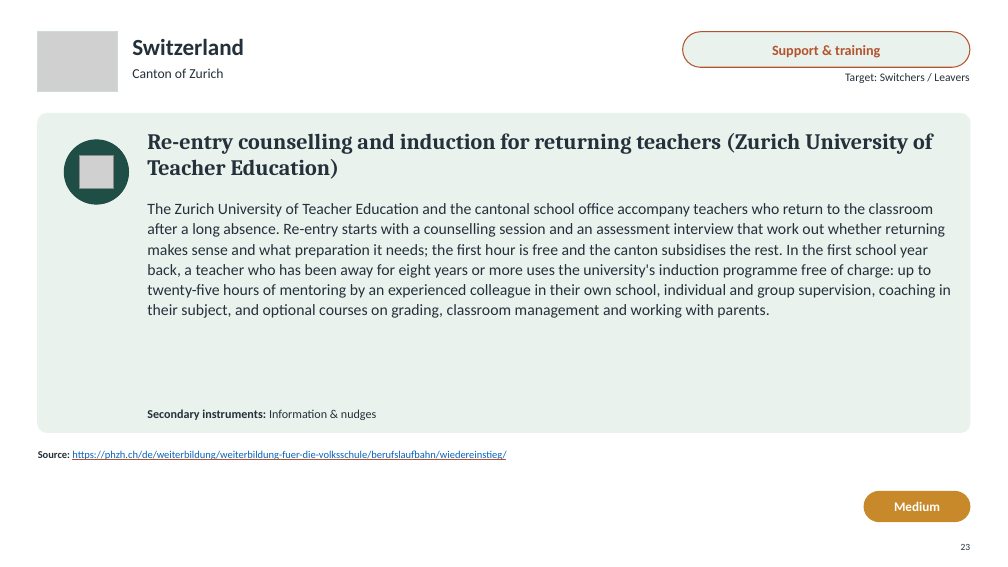
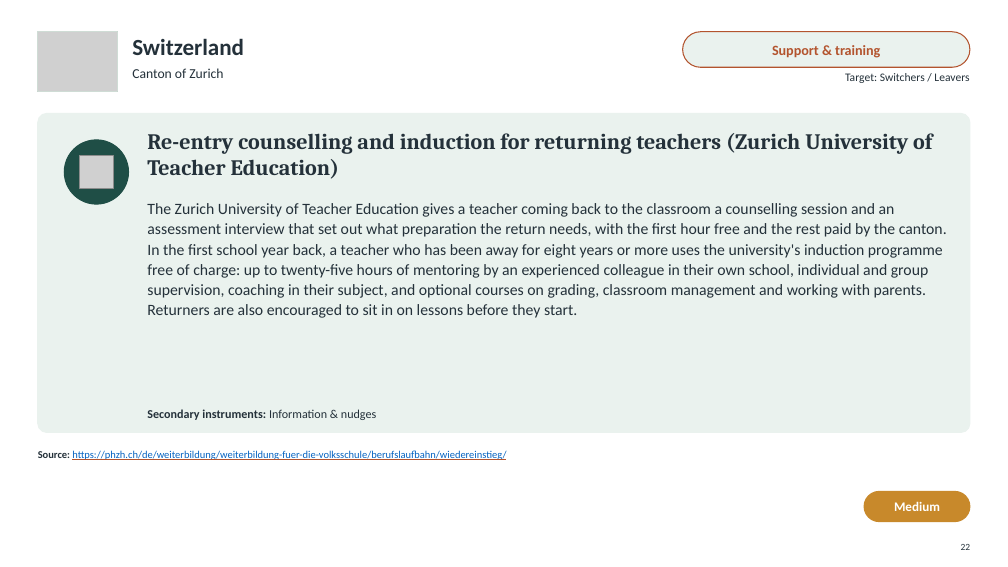
Before and after one commit to jedr1-ship-it/Alternative-Pathways----Quant, a slide deck: slide 22 of policies/Re-attracting_Former_Teachers.pptx (slide 23 before the commit). Drawn at 1008x567 pixels with LibreOffice and Linux fonts; fonts in the diff are those of the drawing; grey boxes stand for pictures. Boxes give left, top, right and bottom in pixels: in the first picture for what was removed or moved away, otherwise in the second. Text is boxed around its words. In the diff, an @@ line names an element or a change of style, - is before the commit and + after.

```diff
--- a/policies/Re-attracting_Former_Teachers.pptx
+++ b/policies/Re-attracting_Former_Teachers.pptx
@@ text at <box>147,203,947,318</box>: text changed @@
-The Zurich University of Teacher Education and the cantonal school office accompany teachers who return to the classroom after a long absence. Re-entry starts with a counselling session and an assessment interview that work out whether returning makes sense and what preparation it needs; the first hour is free and the canton subsidises the rest. In the first school year back, a teacher who has been away for eight years or more uses the university's induction programme free of charge: up to twenty-five hours of mentoring by an experienced colleague in their own school, individual and group supervision, coaching in their subject, and optional courses on grading, classroom management and working with parents.
+The Zurich University of Teacher Education gives a teacher coming back to the classroom a counselling session and an assessment interview that set out what preparation the return needs, with the first hour free and the rest paid by the canton. In the first school year back, a teacher who has been away for eight years or more uses the university's induction programme free of charge: up to twenty-five hours of mentoring by an experienced colleague in their own school, individual and group supervision, coaching in their subject, and optional courses on grading, classroom management and working with parents. Returners are also encouraged to sit in on lessons before they start.
```
Also in this commit, not shown: 34 other slides changed, 1 slide removed, 4 other files.
